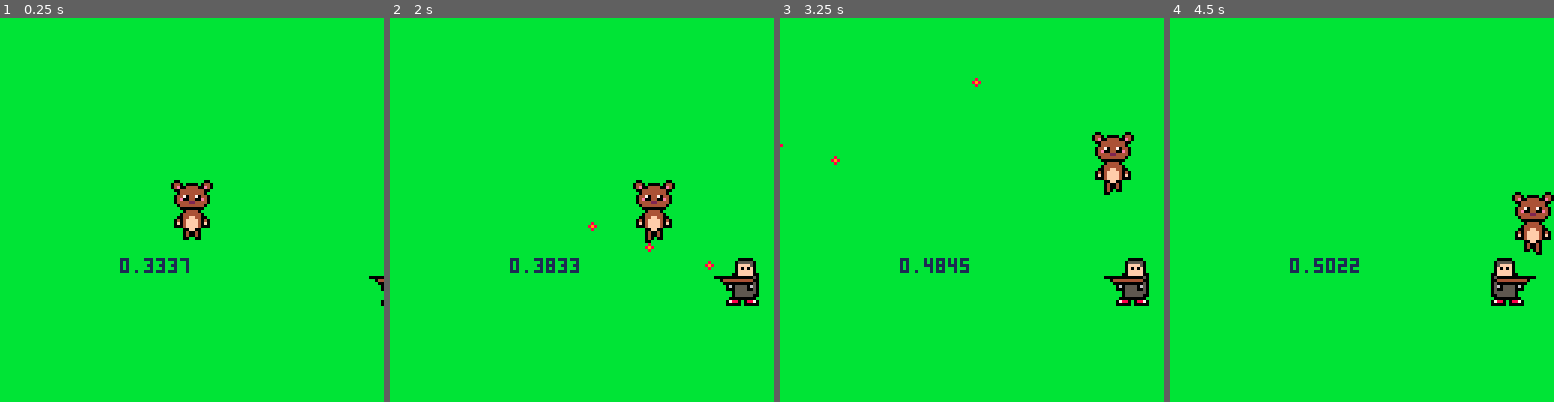
Above: before the commit, frames 1-4 (left to right).
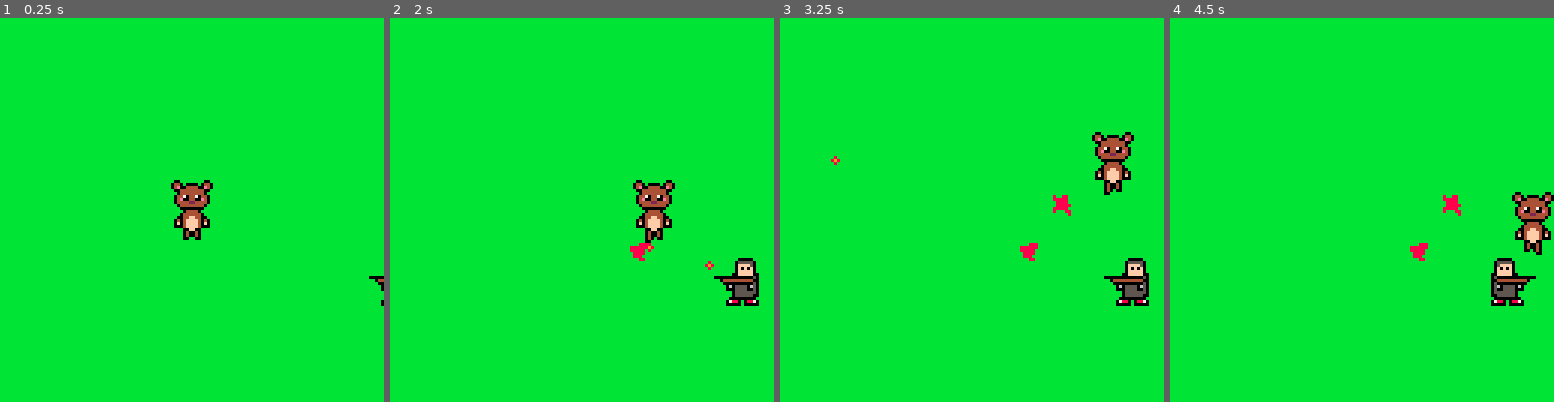
Above: after the commit, the same moments.

Repository: DivineOmega/BearWeek2016
Game: PICO-8 cartridge bearweek2016.p8
Two runs of this game, one before a commit and one after it. Both use one fixed random seed, a clock stepped at 60 frames per second and the inputs below.
Inputs:
- Up to frame 1 (0.25 s): no input
- Up to frame 2 (2 s): hold Right from 1.6 s (still down)
- Up to frame 3 (3.25 s): release Right at 2.1 s; hold Up 2.15-2.42 s; hold Right 2.47-3.03 s; hold Left from 3.08 s (still down)
- Up to frame 4 (4.5 s): release Left at 3.58 s; hold Down 3.63-3.97 s; hold Right from 4.02 s (still down)

The runs differ from the first frame. In frame 1, 0.3% of the frame differs, in the area x 31-50%, y 62-67%; in frame 2, 0.5%; in frame 3, 0.7%, in the area x 0-76%, y 15-67%; in frame 4, 0.7%.

Commit message:
Added gore

Diff:
--- a/bearweek2016.p8
+++ b/bearweek2016.p8
@@ -6,6 +6,7 @@
 pl = {}
 hunters = {}
 bullets = {}
+gores = {}
 
 function _init()
  palt(0, false)
@@ -32,6 +33,11 @@
 end
 
 function game_update()
+
+ for g in all(gores) do
+  g.update()
+ end
+
  pl.update()
 
  for h in all(hunters) do
@@ -46,6 +52,11 @@
 function game_draw()
  cls()
  rectfill(0, 0, 128, 128, 11)
+
+ for g in all(gores) do
+  g.draw()
+ end
+
  pl.draw()
 
  for h in all(hunters) do
@@ -67,6 +78,7 @@
  pl.moving = false
  pl.moving_anim_step = 0
  pl.moving_timer = 0
+ pl.hp = 3
 
  pl.draw = function()
   spr(0, pl.x, pl.y, 2, 3)
@@ -147,6 +159,7 @@
  h.gun_point.x = 0
  h.gun_point.y = 0
  h.spread = 0.05
+ h.hp = 3
 
  h.rand_pos = function()
   if (rnd(1)<0.5) then
@@ -198,7 +211,6 @@
 
  h.draw = function()
   spr(4, h.x, h.y, 2, 2, h.flipped)
-  print(h.fire_angle, 40, h.y, 1)
  end
 
  h.rand_pos()
@@ -219,6 +231,13 @@
  b.update = function()
   b.x += b.spd * sin(angle)
 		b.y += b.spd * cos(angle)
+
+  if(collision(b, pl)) then
+   pl.hp -= 1
+  	del(bullets, b)
+  	add(gores, create_gore(b))
+  	sfx(3)
+  end
  end
 
  b.draw = function()
@@ -229,6 +248,48 @@
 
 end
 
+function create_gore(obj)
+ local g = {}
+ g.width = 8
+ g.height = 8
+ g.x = obj.x + (obj.width*0.5)
+ g.y = obj.y + (obj.height*0.5)
+ g.sprite = 7
+ g.flip_x = false
+ g.flip_y = false
+
+ g.rand_sprite = function()
+  g.sprite = 7 + flr(rnd(5))
+  g.flip_x = (rnd(1)<0.5)
+  g.flip_y = (rnd(1)<0.5)
+ end
+
+ g.update = function()
+
+ end
+
+ g.draw = function()
+  spr(g.sprite, g.x, g.y, 1, 1, flip_x, flip_y)
+ end
+
+ g.rand_sprite()
+
+ return g
+end
+
+function collision(obj1, obj2)
+
+ if (obj1.x < obj2.x + obj2.width and
+ obj1.x + obj1.width > obj2.x and
+ obj1.y < obj2.y + obj2.height and
+ obj1.height + obj1.y > obj2.y) then
+  return true
+ else
+  return false
+ end
+
+end
+
 
 
 
Not shown, changed: 32 lines of the sprite sheet (__gfx__) section of bearweek2016.p8
Not shown, changed: the sound effects (__sfx__) section of bearweek2016.p8
